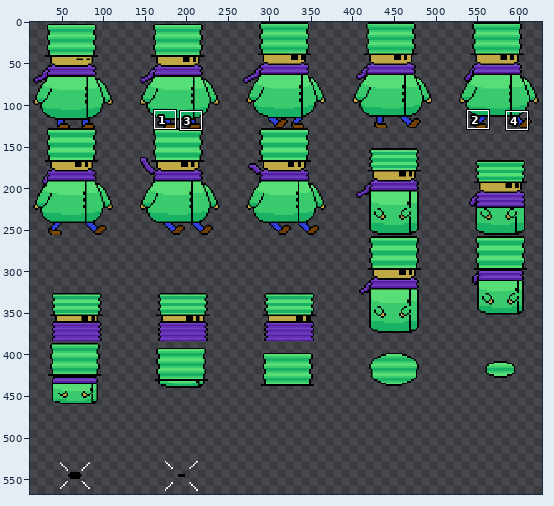
Two versions of one sprite sheet, Sprites/Player.png. The picture above shows the old version from afar; the outline marks the close-up.
Close-up. Old version:
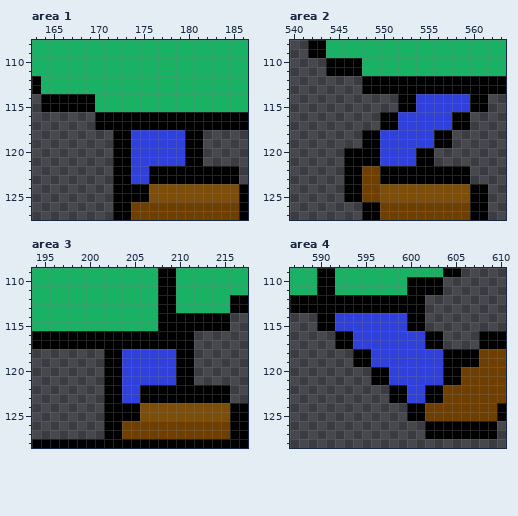
The file is 640x640 pixels. Shown: area 1: x 163..186, y 108..127; area 2: x 540..563, y 108..127; area 3: x 194..217, y 109..128; area 4: x 587..610, y 109..128. The wide view leaves out empty margins. The commit also changed other parts of the picture, which this record leaves out.
And afterwards:
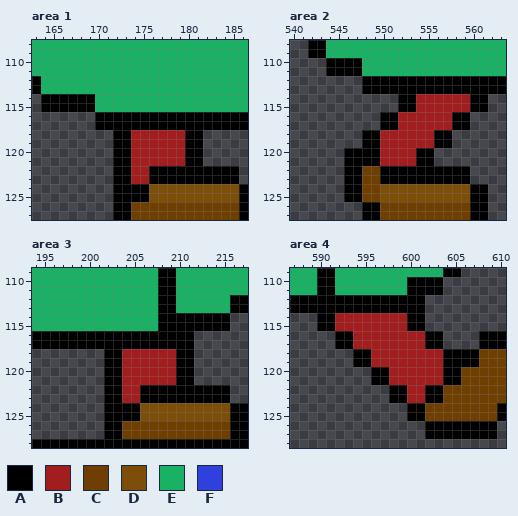
Palette (. is transparent): A #000000  B #a21e1e  C #6e3f01  D #7d4e09  E #19b164  F #2f40dc
Edits made:
Area 1:
y 118..121: x 174..179 FFFFFF -> BBBBBB
y 122..123: x 174..175 FF -> BB
Area 2:
y 114..115: x 554..559 FFFFFF -> BBBBBB
y 116..117: x 552..557 FFFFFF -> BBBBBB
y 118..119: x 550..555 FFFFFF -> BBBBBB
y 120..121: x 550..553 FFFF -> BBBB
Area 3:
y 118..121: x 204..209 FFFFFF -> BBBBBB
y 122..123: x 204..205 FF -> BB
Area 4:
y 114..115: x 592..599 FFFFFFFF -> BBBBBBBB
y 116..117: x 594..601 FFFFFFFF -> BBBBBBBB
y 118..119: x 596..603 FFFFFFFF -> BBBBBBBB
y 120..121: x 598..603 FFFFFF -> BBBBBB
y 122..123: x 600..601 FF -> BB
